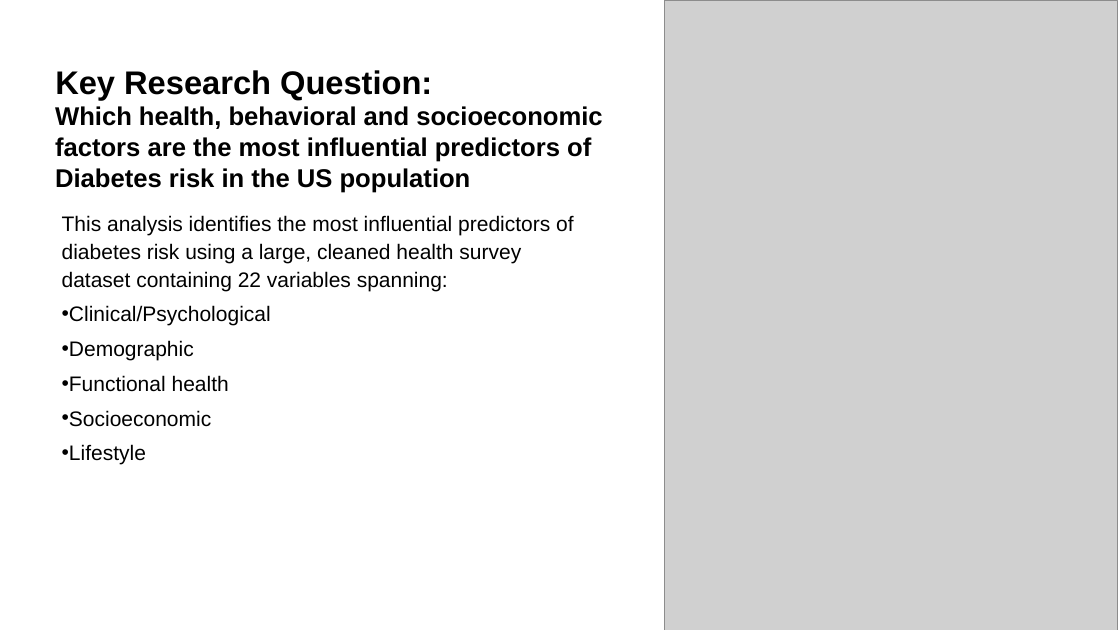
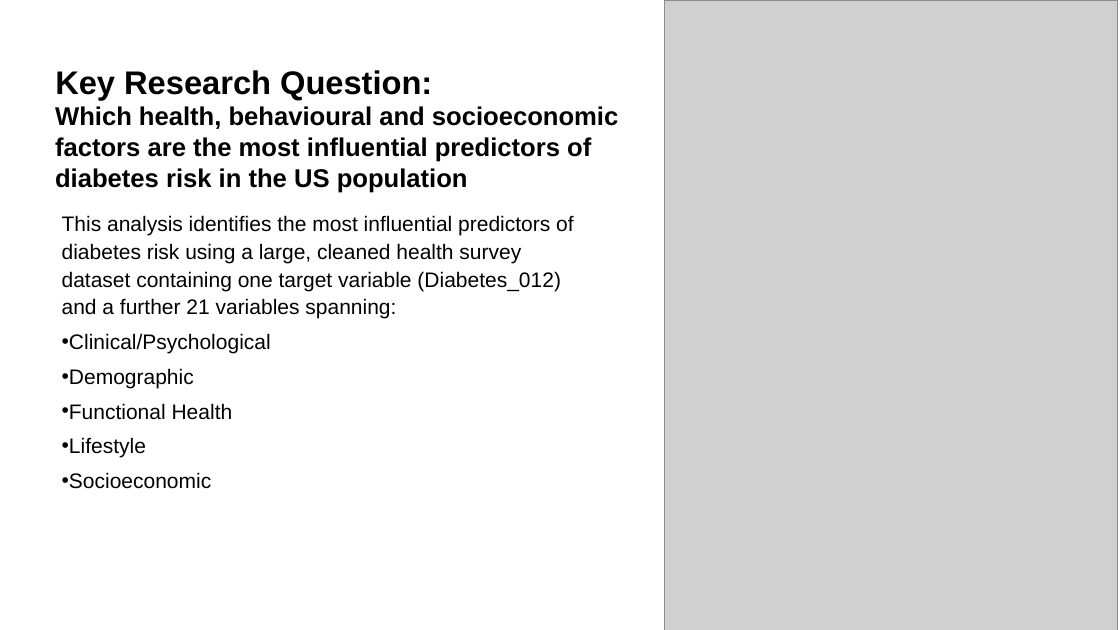
Before and after one commit to teresamcgarry/diabetes, a slide deck: slide 3 of presentation/diabetes_presentation.pptx. Drawn at 1120x630 pixels with LibreOffice and Linux fonts; fonts in the diff are those of the drawing; grey boxes stand for pictures. Boxes give left, top, right and bottom in pixels: in the first picture for what was removed or moved away, otherwise in the second. Text is boxed around its words. In the diff, an @@ line names an element or a change of style, - is before the commit and + after.

Commit message:
Diabetes Presentation

```diff
--- a/presentation/diabetes_presentation.pptx
+++ b/presentation/diabetes_presentation.pptx
@@ text at (55, 106, 618, 193): text changed @@
-Which health, behavioral and socioeconomic factors are the most influential predictors of Diabetes risk in the US population
+Which health, behavioural and socioeconomic factors are the most influential predictors of diabetes risk in the US population
@@ text at (62, 215, 573, 319): text changed @@
-This analysis identifies the most influential predictors of diabetes risk using a large, cleaned health survey dataset containing 22 variables spanning:
+This analysis identifies the most influential predictors of diabetes risk using a large, cleaned health survey dataset containing one target variable (Diabetes_012) and a further 21 variables spanning:
@@ text at (62, 403, 233, 458): text changed @@
-• Functional health
+• Functional Health
+• Lifestyle
@@ text at (62, 444, 146, 465): paragraph removed @@
-• Lifestyle
```
Also in this commit, not shown: 5 other slides changed, 6 slides added, 2 slides removed.
